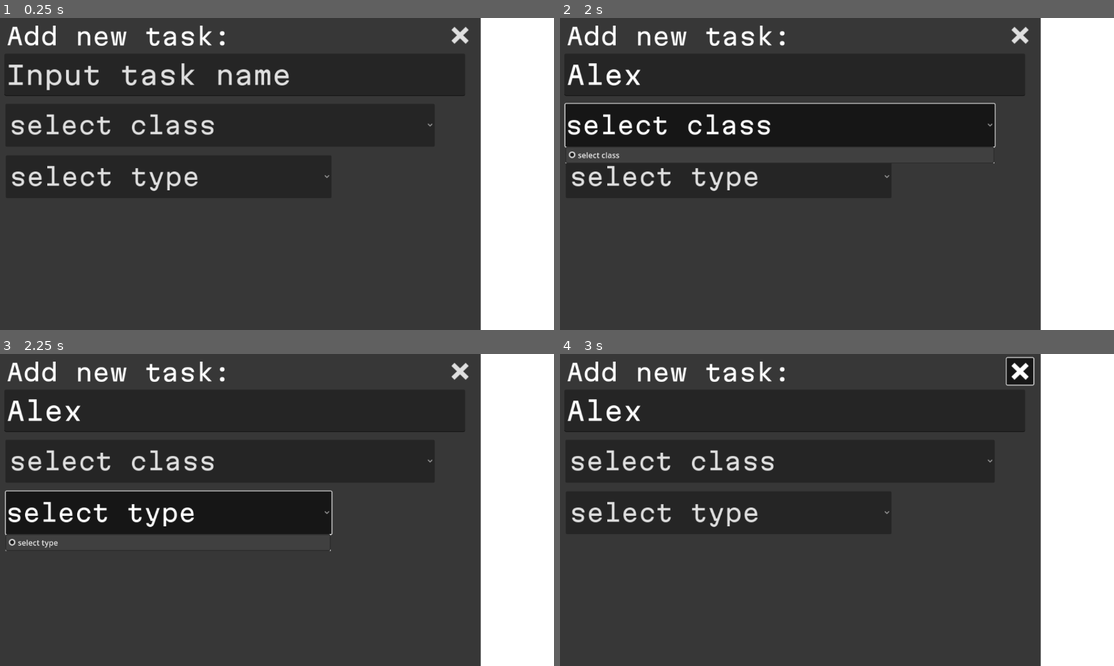
Above: before the commit, frames 1-4 (two rows, left to right).
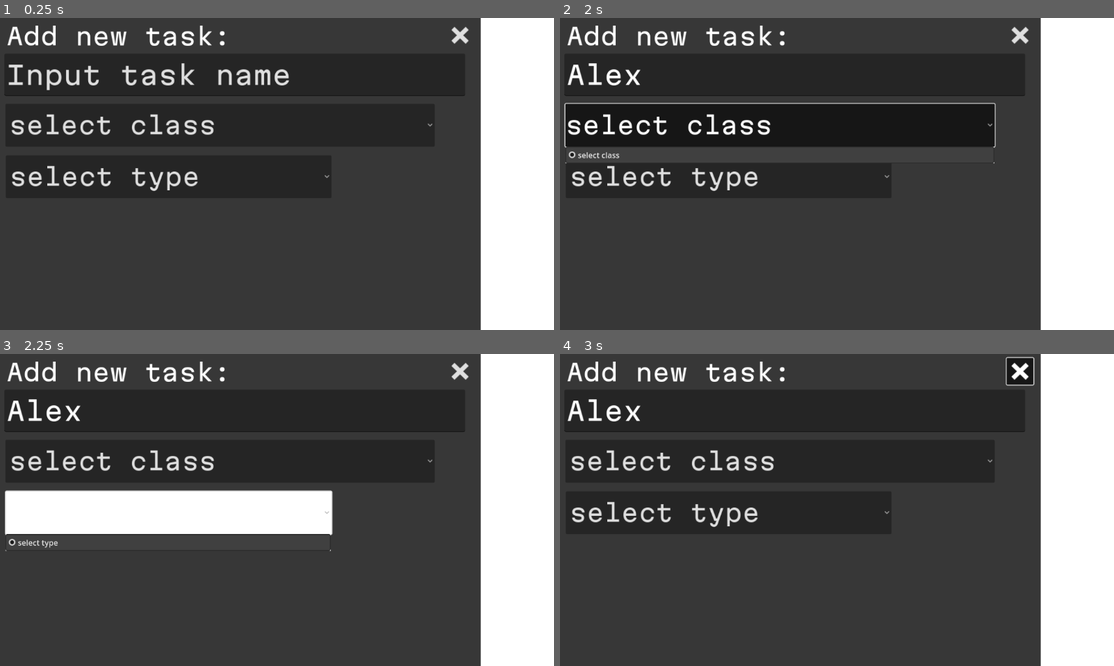
Above: after the commit, the same moments.

Repository: a-nush-s/hackru25
Game: Godot game, scene res://darkaddnoselection.tscn
Same seed, same stepped clock (60 frames per second), same inputs: the game is played once before the commit and once after it. This scene is started directly instead of the project's main scene.
Inputs (mouse positions are in pixels of both pictures, inside the frame that each line leads up to):
- Up to frame 1 (0.25 s): no input
- Up to frame 2 (2 s): click (792, 74) at 0.52 s; type "Alex" at 0.6 s; click "select class" at 1.25 s
- Up to frame 3 (2.25 s): click "select type" at 2 s
- Up to frame 4 (3 s): click (1019, 372) at 2.75 s

Frames 1-2 are identical in both runs. In frame 3, 7.7% of the frame differs, in the area x 1-60%, y 43-58%; in frame 4, nothing differs.

Commit message:
ignore this oops

Diff:
--- a/darkmodebutton.tres
+++ b/darkmodebutton.tres
@@ -1,4 +1,4 @@
 [gd_resource type="StyleBoxFlat" format=3 uid="uid://xn88ldf1v5lt"]
 
 [resource]
-bg_color = Color(0, 0, 0, 0.588235)
+bg_color = Color(1, 1, 1, 1)
